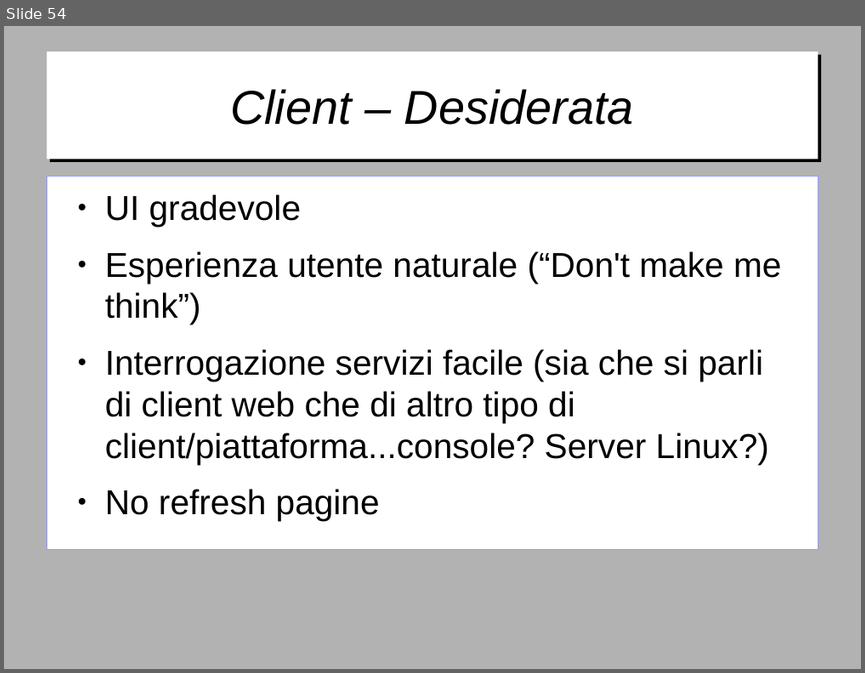
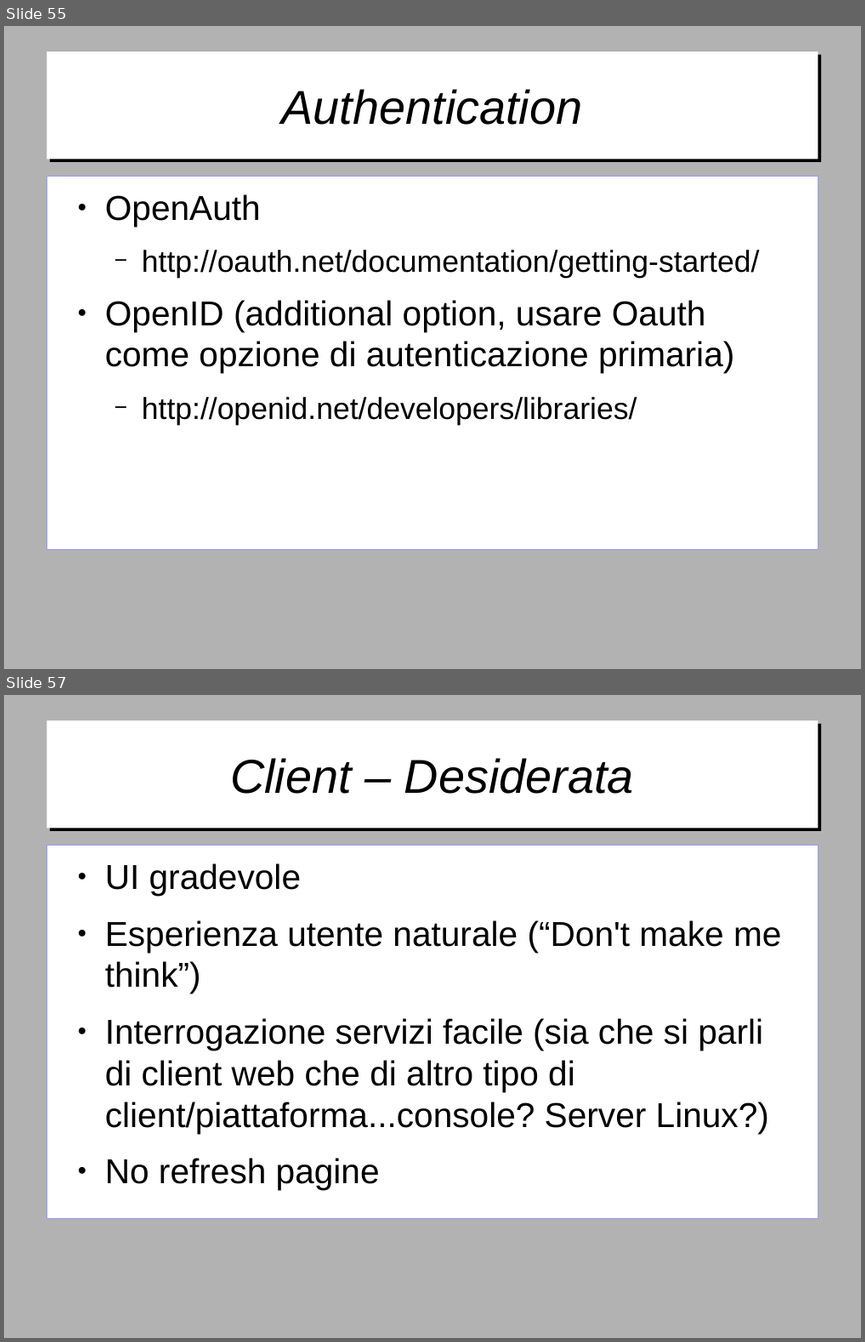
Before and after one commit to gitfer/ARXCourse, a slide deck: ARXCourse.odp. Shown one above the other, each under a label of ours: slide 54 before the commit, slides 55 and 57 after it; the slides between them are not shown. The pictures are 865x673 and 865x1342 pixels, drawn with LibreOffice and Linux fonts; fonts in the diff are those of the drawing; background and template pictures are left out. Boxes give left, top, right and bottom in pixels: in the first picture for what was removed or moved away, otherwise in the second. Text is boxed around its words. In the diff, an @@ line names an element or a change of style, - is before the commit and + after.

Commit message:
Aggiunto Auth, Tools e JSON

```diff
--- a/ARXCourse.odp
+++ b/ARXCourse.odp
@@ slide 55 added at (x1=4, y1=26, x2=861, y2=669), background #B2B2B2 @@
@@ title added at (x1=46, y1=52, x2=818, y2=159), fill #FFFFFF, 44 pt, text #000000, italic @@
+Authentication
@@ text added at (x1=46, y1=176, x2=818, y2=550), fill #FFFFFF, outline #9999FF 0 pt, 28 pt, text #000000 @@
+● OpenAuth
+  − http://oauth.net/documentation/getting-started/
+● OpenID (additional option, usare Oauth come opzione di autenticazione primaria)
+  − http://openid.net/developers/libraries/
@@ what was slide 54 is now slide 57 @@
```
Also in this commit, not shown: 2 other slides added.
